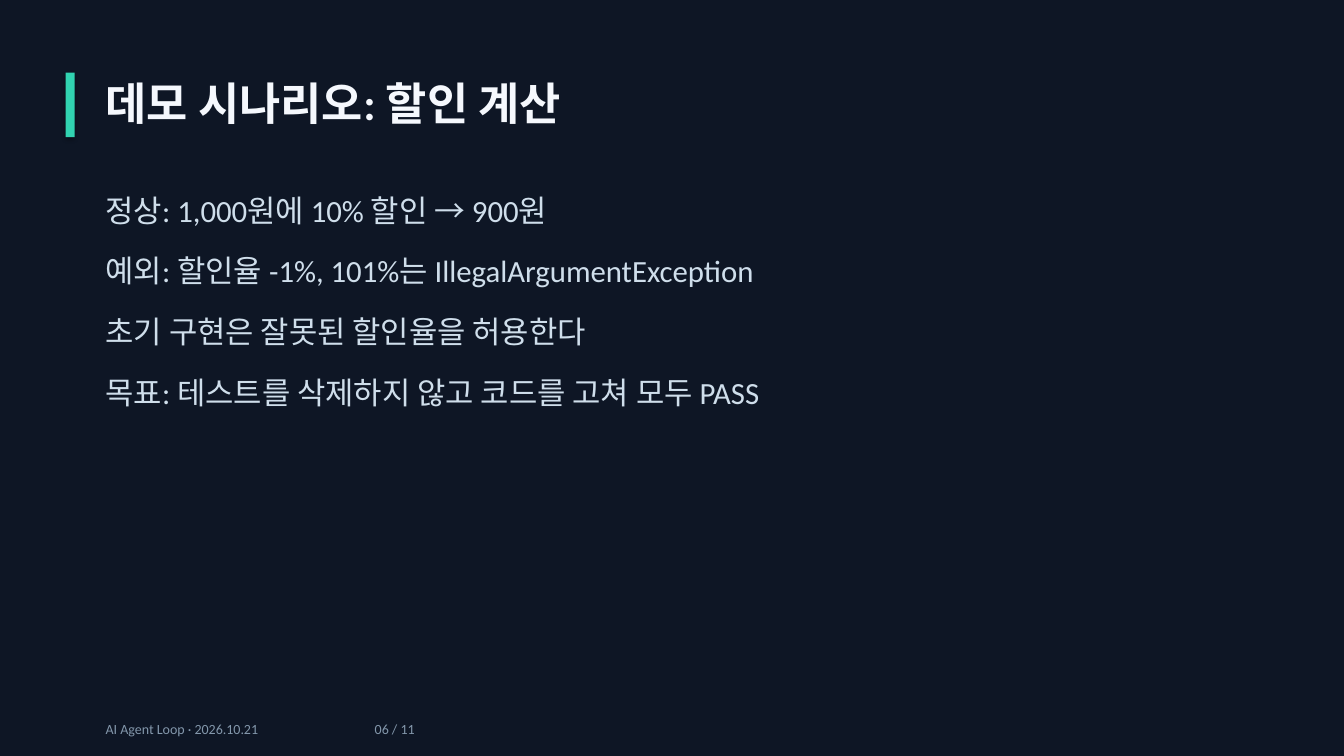
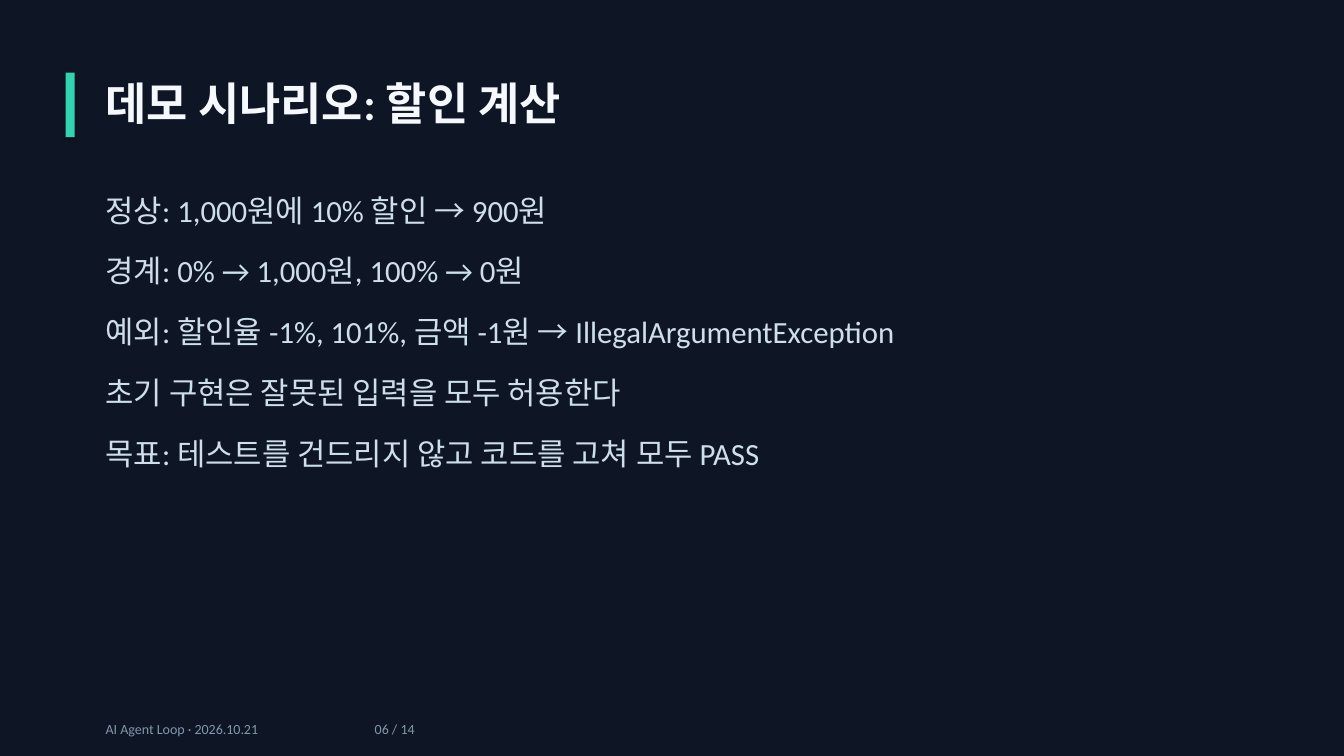
Before and after one commit to jaewon-i/kiro-agent-loop-demo, a slide deck: slide 6 of docs/AI_Agent_Loop.pptx. Drawn at 1344x756 pixels with LibreOffice and Linux fonts; fonts in the diff are those of the drawing. Boxes give left, top, right and bottom in pixels: in the first picture for what was removed or moved away, otherwise in the second. Text is boxed around its words. In the diff, an @@ line names an element or a change of style, - is before the commit and + after.

```diff
--- a/docs/AI_Agent_Loop.pptx
+++ b/docs/AI_Agent_Loop.pptx
@@ text at [106, 256, 894, 468]: text changed @@
-예외: 할인율 -1%, 101%는 IllegalArgumentException
-초기 구현은 잘못된 할인율을 허용한다
-목표: 테스트를 삭제하지 않고 코드를 고쳐 모두 PASS
+경계: 0% → 1,000원, 100% → 0원
+예외: 할인율 -1%, 101%, 금액 -1원 → IllegalArgumentException
+초기 구현은 잘못된 입력을 모두 허용한다
+목표: 테스트를 건드리지 않고 코드를 고쳐 모두 PASS
@@ text at [106, 724, 415, 737]: text changed @@
-AI Agent Loop · 2026.10.21 06 / 11
+AI Agent Loop · 2026.10.21 06 / 14
```
Also in this commit, not shown: 10 other slides changed, 3 slides added.
